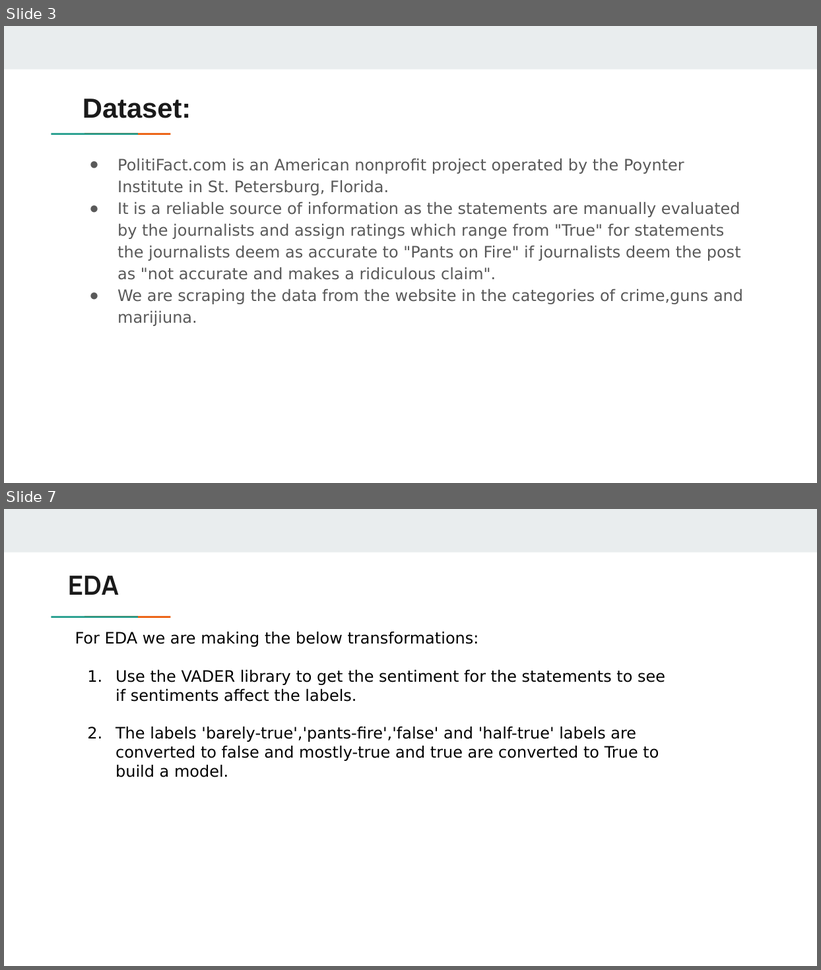
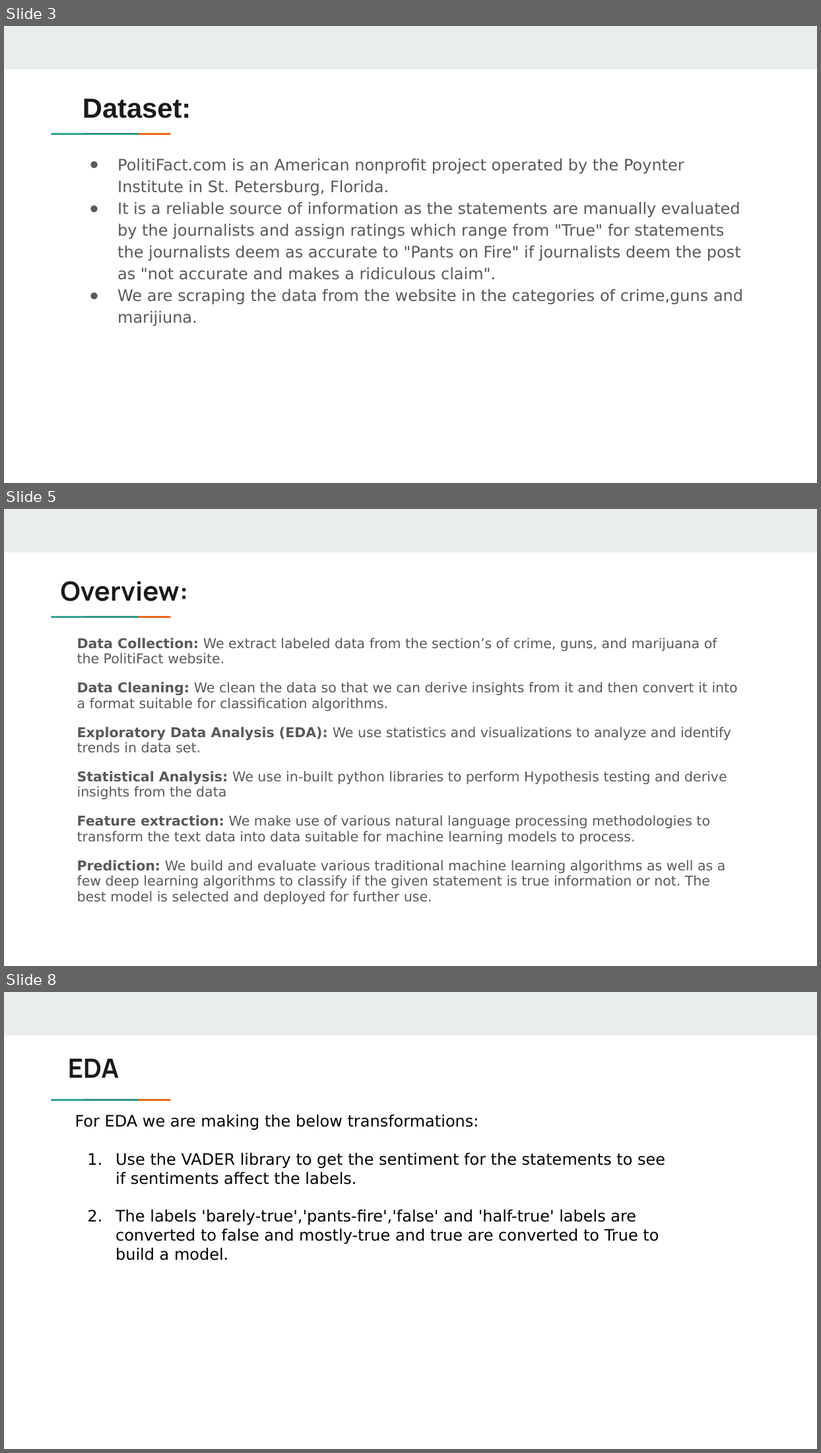
Before and after one commit to haribhumani/capstone_project, a slide deck: Fake_News_Detection_PPT.pptx. Shown one above the other, each under a label of ours: slides 3 and 7 before the commit, slides 3, 5 and 8 after it; the slides between them are not shown. The pictures are 821x970 and 821x1453 pixels, drawn with LibreOffice and Linux fonts; fonts in the diff are those of the drawing. Boxes give left, top, right and bottom in pixels: in the first picture for what was removed or moved away, otherwise in the second. Text is boxed around its words. In the diff, an @@ line names an element or a change of style, - is before the commit and + after.

```diff
--- a/Fake_News_Detection_PPT.pptx
+++ b/Fake_News_Detection_PPT.pptx
@@ slide 5 added at (4, 509, 817, 966), background #FFFFFF; not listed: 3 template elements that a slide beside it also shows @@
@@ title added at (61, 581, 189, 601), 23.4 pt, text #1A1A1A, bold @@
+Overview:
@@ text added at (77, 638, 738, 905), 12 pt, text #595959 @@
+Data Collection: We extract labeled data from the section’s of crime, guns, and marijuana of the PolitiFact website.
+Data Cleaning: We clean the data so that we can derive insights from it and then convert it into a format suitable for classification algorithms.
+Exploratory Data Analysis (EDA): We use statistics and visualizations to analyze and identify trends in data set.
+Statistical Analysis: We use in-built python libraries to perform Hypothesis testing and derive insights from the data
+Feature extraction: We make use of various natural language processing methodologies to transform the text data into data suitable for machine learning models to process.
+Prediction: We build and evaluate various traditional machine learning algorithms as well as a few deep learning algorithms to classify if the given statement is true information or not. The best model is selected and deployed for further use.
@@ what was slide 7 is now slide 8 @@
```
Also in this commit, not shown: 8 slides changed, 6 other slides added, 3 slides removed, 4 other files.
